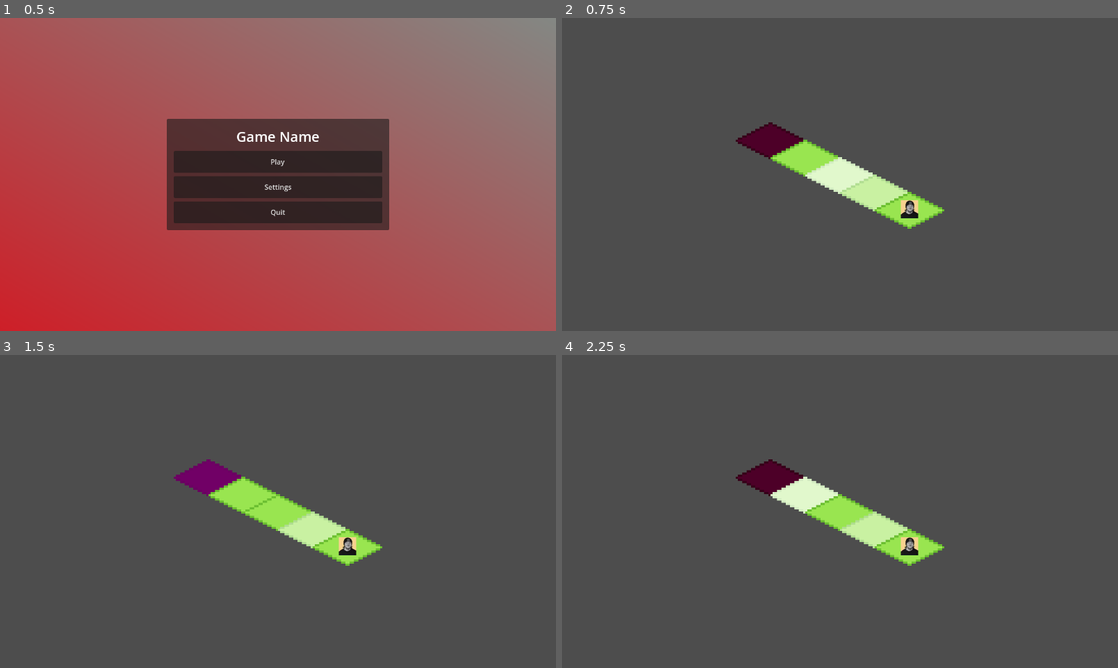
Above: before the commit, frames 1-4 (two rows, left to right).
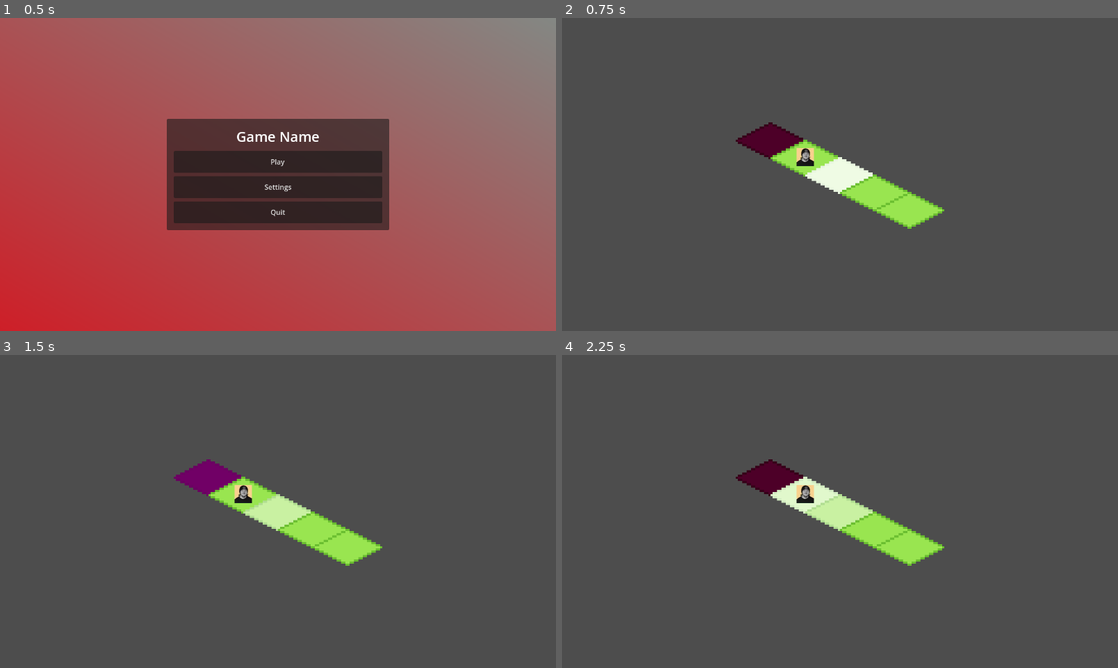
Above: after the commit, the same moments.

Repository: ckuras/GMTK-2023-Fire-Fighter
Game: Godot game, scene res://Scenes/main_menu.tscn
Same seed, same stepped clock (60 frames per second), same inputs: the game is played once before the commit and once after it.
Inputs (mouse positions are in pixels of both pictures, inside the frame that each line leads up to):
- Up to frame 1 (0.5 s): no input
- Up to frame 2 (0.75 s): click "Play" at 0.5 s
- Up to frame 3 (1.5 s): tap Enter at 1.25 s; move the mouse to (205, 477) at 1.27 s; tap Shift at 1.35 s; click (205, 477) at 1.42 s
- Up to frame 4 (2.25 s): tap Space at 1.52, 2 s; move the mouse to (806, 492) at 2.02 s; tap Shift at 2.1 s; click (806, 492) at 2.17 s

Frame 1 is identical in both runs. In frame 2, 1.3% of the frame differs, in the area x 42-65%, y 41-64%; in frame 3, 1.9%; in frame 4, 1.9%.

Commit message:
got the game state to read the level state

Diff:
--- a/Scenes/Levels/level_1.tscn
+++ b/Scenes/Levels/level_1.tscn
@@ -1,9 +1,8 @@
-[gd_scene load_steps=7 format=3 uid="uid://dgduy872g3t47"]
+[gd_scene load_steps=6 format=3 uid="uid://dgduy872g3t47"]
 
 [ext_resource type="Script" path="res://Scripts/level.gd" id="1_mhk62"]
 [ext_resource type="Script" path="res://Scripts/board.gd" id="1_uiim3"]
 [ext_resource type="PackedScene" uid="uid://d3xj7lwu2tl8i" path="res://Scenes/turn_queue.tscn" id="2_p06tp"]
-[ext_resource type="Script" path="res://Scripts/Tiles.gd" id="2_rxldx"]
 [ext_resource type="Script" path="res://Scripts/GameState.gd" id="3_isg57"]
 [ext_resource type="PackedScene" uid="uid://byb3wjan8u1rx" path="res://Scenes/tile.tscn" id="3_u7okm"]
 
@@ -20,28 +19,22 @@
 game_state = NodePath("../GameState")
 
 [node name="Tiles" type="Node2D" parent="Board"]
-script = ExtResource("2_rxldx")
 
 [node name="Tile5" parent="Board/Tiles" instance=ExtResource("3_u7okm")]
 position = Vector2(-32, -16)
-has_player = true
-tile_id = 2
 tile_state = 2
 
 [node name="Tile3" parent="Board/Tiles" instance=ExtResource("3_u7okm")]
 position = Vector2(-16, -8)
-tile_id = 2
+has_player = true
 
 [node name="Tile4" parent="Board/Tiles" instance=ExtResource("3_u7okm")]
-tile_id = 3
 
 [node name="Tile8" parent="Board/Tiles" instance=ExtResource("3_u7okm")]
 position = Vector2(16, 8)
-tile_id = 3
 
 [node name="Tile9" parent="Board/Tiles" instance=ExtResource("3_u7okm")]
 position = Vector2(32, 16)
-tile_id = 4
 
 [node name="TurnQueue" parent="." node_paths=PackedStringArray("board", "game_state") instance=ExtResource("2_p06tp")]
 board = NodePath("../Board")
--- a/Scripts/EventBus.gd
+++ b/Scripts/EventBus.gd
@@ -1,6 +1,5 @@
 extends Node
 
-signal tiles_initialized
 signal level_initialized
 
 signal turn_ended
--- a/Scripts/GameState.gd
+++ b/Scripts/GameState.gd
@@ -1,7 +1,7 @@
 class_name GameState extends Node
 
 signal game_state_initialized
-signal player_tile_id_set(_player_tile_id)
+signal player_tile_name_set(_player_tile_name)
 
 enum Turn {
 	Player,
@@ -11,23 +11,23 @@
 
 var active_turn = Turn.Player
 
-@onready var player_tile_id = 0 : set = _set_player_tile_id
+@onready var player_tile_name = "Tile" : set = _set_player_tile_name
 @onready var player_moves_remaining = 2 : set = _set_player_moves_remaining
 @onready var player_fire_charge_count: = 1 : set = _set_player_fire_charge_count
 
 @onready var rounds_remaining_for_current_level = 3 : set = _set_rounds_remaining_for_current_level
 
 func _ready():
-	self.player_tile_id = 4
-	self.player_moves_remaining = 2
-	self.player_fire_charge_count = 1
+#	self.player_tile_name = "Tile"
+#	self.player_moves_remaining = 2
+#	self.player_fire_charge_count = 1
 	emit_signal("game_state_initialized")
 
 ### Boilerplate
 
-func _set_player_tile_id(_player_tile_id):
-	player_tile_id = _player_tile_id
-	emit_signal("player_tile_id_set", player_tile_id)
+func _set_player_tile_name(_player_tile_name):
+	player_tile_name = _player_tile_name
+	emit_signal("player_tile_name_set", player_tile_name)
 
 func _set_player_moves_remaining(_player_moves_remaining):
 	player_moves_remaining = _player_moves_remaining
--- a/Scripts/PlayerTurn.gd
+++ b/Scripts/PlayerTurn.gd
@@ -5,7 +5,7 @@
 	game_state.active_turn = game_state.Turn.Player
 
 	reset_player_abilities()
-	board.draw_reachable_tiles(game_state.player_tile_id)
+	board.draw_reachable_tiles(game_state.player_tile_name)
 	await EventBus.turn_ended
 
 	board.reset_reachable_tiles()
--- a/Scripts/Tiles.gd
+++ /dev/null
@@ -1,9 +0,0 @@
-extends Node2D
-
-func _ready():
-	var i = 0
-	for tile in get_children():
-		tile.tile_id = i
-		i += 1
-
-	EventBus.emit_signal("tiles_initialized")
--- a/Scripts/board.gd
+++ b/Scripts/board.gd
@@ -3,12 +3,12 @@
 @export var game_state: GameState
 
 func _ready():
-	game_state.player_tile_id_set.connect(_on_player_tile_id_set)
+	game_state.player_tile_name_set.connect(_on_player_tile_name_set)
 	for tile in $Tiles.get_children():
 		tile.initialize(game_state)
 
-func _on_player_tile_id_set(player_tile_id):
-	draw_reachable_tiles(player_tile_id)
+func _on_player_tile_name_set(player_tile_name):
+	draw_reachable_tiles(player_tile_name)
 
 func get_tiles_by_state(tile_state: Tile.TileState) -> Array[Tile]:
 	var tiles: Array[Tile]
@@ -21,14 +21,14 @@
 	for tile in $Tiles.get_children():
 		tile.emit_signal("change_can_player_reach", false)
 
-func draw_reachable_tiles(player_tile_id):
+func draw_reachable_tiles(player_tile_name):
 	# Reset all tiles to not be reachable. This must happen before setting the new neighbors to
 	# be reachable because its previous neighbors need to be updated somehow.
 	for tile in $Tiles.get_children():
 		tile.emit_signal("change_can_player_reach", false)
 
 	var player_tile = $Tiles.get_children().filter(
-		func(tile): return player_tile_id == tile.tile_id
+		func(tile): return player_tile_name == tile.name
 	)
 	if player_tile.size() == 1:
 		# Tell all neighbor tiles whether or not they are reachable
--- a/Scripts/level.gd
+++ b/Scripts/level.gd
@@ -6,23 +6,22 @@
 @onready var tiles: Array[Node] = get_child(1).get_child(0).get_children()
 
 @export var level_number: int = 0
-@export var player_tile_id: int
+@export var player_tile_name: StringName
 @export var player_moves_remaining: int
 @export var player_fire_charge_count: int
 
 func _ready():
-	print("Waiting for tiles to be initialized...")
-	await EventBus.tiles_initialized
 	print("initializing game state with level data")
 	for tile in tiles:
-		print (tile.tile_id, ": has player = ", tile.has_player)
+		print (tile.name, ": has player = ", tile.has_player)
 	var array_with_just_player_tile = tiles.filter(func(t: Tile): return t.has_player)
 	# If we found the tile wit the player
-	if (array_with_just_player_tile.size() == 1):
-		print("Found player to start on tile ", array_with_just_player_tile[0].tile_id, " for this level")
-		game_state.player_tile_id = array_with_just_player_tile[0].tile_id
+	if (array_with_just_player_tile.size() >= 1):
+		print("Found player to start on tile ", array_with_just_player_tile[0].name, " for this level")
+		game_state.player_tile_name = array_with_just_player_tile[0].name
 	else:
-		game_state.player_title_id = 0
+		print("Could not find any player tiles, setting to \"Tile\" and hoping for the best")
+		game_state.player_tile_name = "Tile"
 
 	game_state.player_moves_remaining = player_moves_remaining
 	game_state.player_fire_charge_count = player_fire_charge_count
--- a/Scripts/tile.gd
+++ b/Scripts/tile.gd
@@ -20,11 +20,8 @@
 	SW
 }
 
-const TILE_SIZE = Vector2i(32,16)
-
 @export var can_player_reach = false
-@export var has_player = false
-@export var tile_id: int
+@export var has_player: bool
 @export var tile_state = TileState.None
 
 @onready var sprite: Sprite2D = $Sprite
@@ -34,15 +31,15 @@
 
 func initialize(_game_state: GameState):
 	game_state = _game_state
-	game_state.player_tile_id_set.connect(_on_player_tile_id_set)
+	game_state.player_tile_name_set.connect(_on_player_tile_name_set)
 
 func _ready():
 	change_tile_state.connect(_on_state_change)
 	change_can_player_reach.connect(_on_can_player_reach_change)
 	emit_signal("change_tile_state", tile_state)
 
-func tile_state_to_string(tile_state: TileState):
-	match tile_state:
+func tile_state_to_string(_tile_state: TileState):
+	match _tile_state:
 		0: return "None"
 		1: return "Fire"
 
@@ -62,9 +59,9 @@
 		$Hover.hide()
 
 # Called when the player just moved
-func _on_player_tile_id_set(player_tile_id):
+func _on_player_tile_name_set(player_tile_name):
 	# If player is on this tile
-	if player_tile_id == tile_id:
+	if player_tile_name == self.name:
 		# Update our state to know that we have the player
 		has_player = true
 
@@ -178,15 +175,15 @@
 	var is_right_releasing = is_mouse_up and is_right_event
 
 	if (is_left_clicking_on_current_tile):
-		handle_left_mouse_down(event)
+		handle_left_mouse_down()
 	if (is_left_releasing):
 		handle_left_mouse_up()
 	if (is_right_clicking_on_current_tile):
-		handle_right_mouse_down(event)
+		handle_right_mouse_down()
 	if (is_right_releasing):
 		handle_right_mouse_up()
 
-func handle_left_mouse_down(event: InputEventMouseButton):
+func handle_left_mouse_down():
 	var can_player_light_stuff_on_fire = (
 		game_state.player_fire_charge_count > 0 and
 		game_state.active_turn == game_state.Turn.Player
@@ -204,7 +201,7 @@
 
 	previous_left_clicked = true
 
-func handle_right_mouse_down(event: InputEventMouseButton):
+func handle_right_mouse_down():
 	var can_player_move = game_state.player_moves_remaining > 0
 	var can_player_reach_this_tile = can_player_reach
 	var is_player_turn = game_state.active_turn == game_state.Turn.Player
@@ -229,7 +226,7 @@
 	return false
 
 func move_player_to_tile():
-	game_state.player_tile_id = tile_id
+	game_state.player_tile_name = self.name
 	if game_state.player_moves_remaining == 1:
 		EventBus.emit_signal("turn_ended")
 	game_state.player_moves_remaining -= 1
